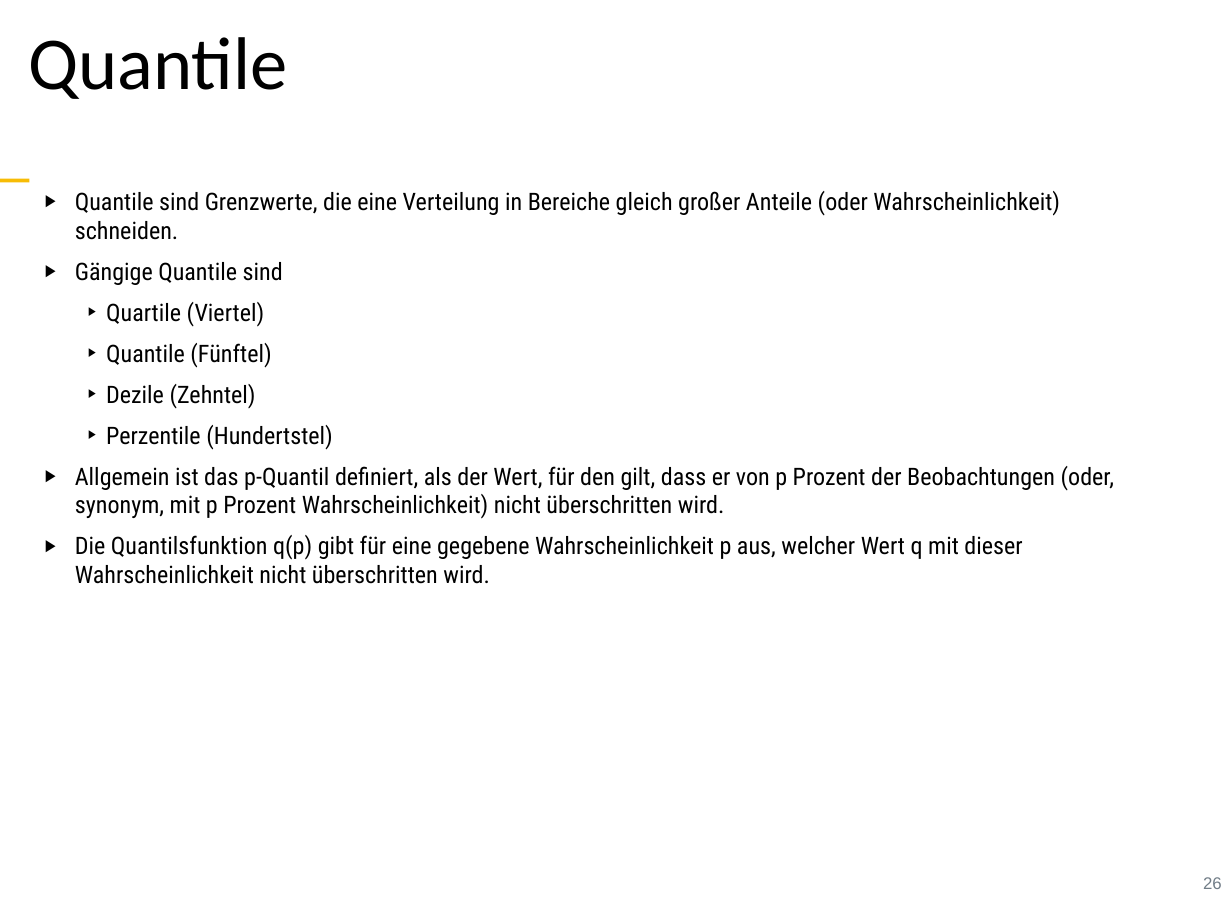
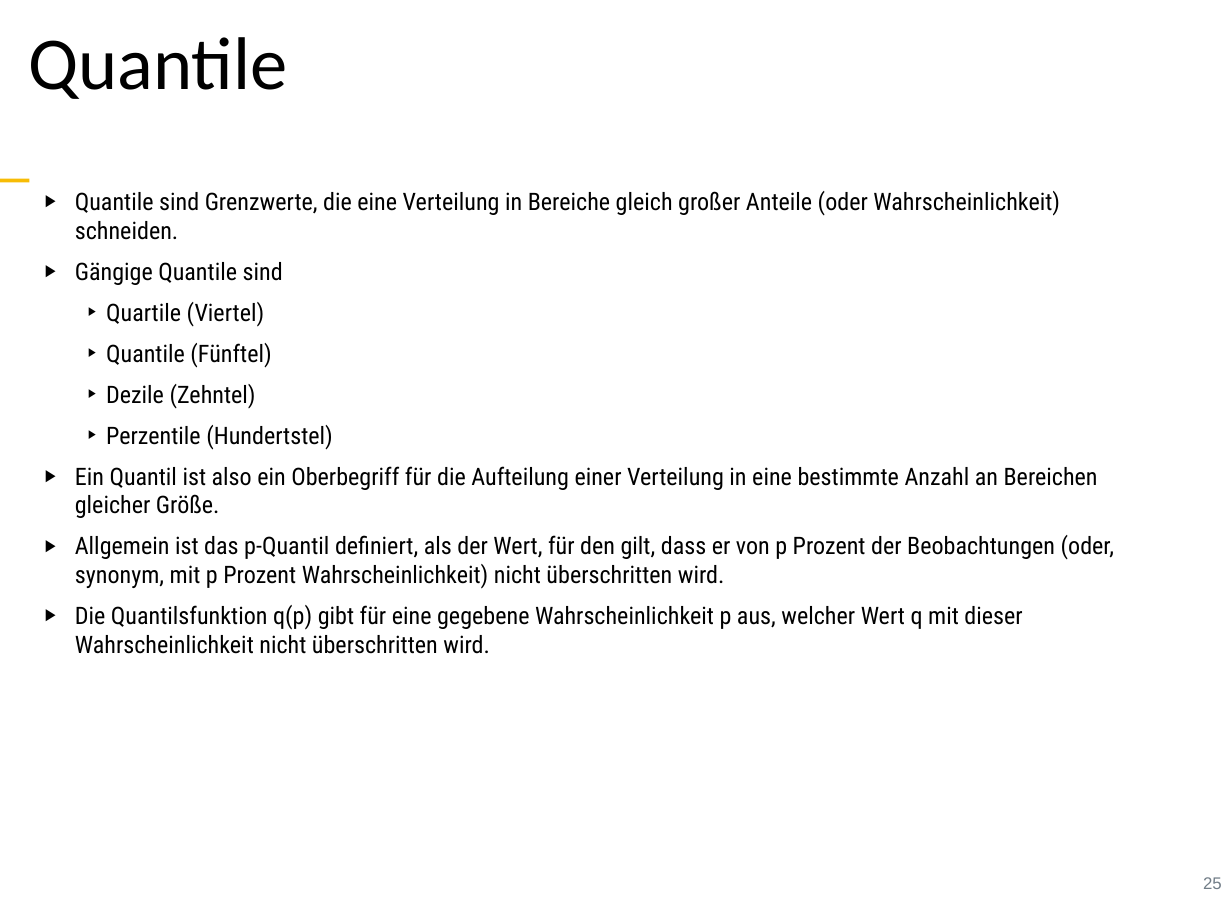
Before and after one commit to sebastiansauer/vorhersagemodellierung, a slide deck: slide 25 of Skript-Folien/QM1-Thema04.pptx (slide 26 before the commit). Drawn at 1232x924 pixels with LibreOffice and Linux fonts; fonts in the diff are those of the drawing. Boxes give left, top, right and bottom in pixels: in the first picture for what was removed or moved away, otherwise in the second. Text is boxed around its words. In the diff, an @@ line names an element or a change of style, - is before the commit and + after.

```diff
--- a/Skript-Folien/QM1-Thema04.pptx
+++ b/Skript-Folien/QM1-Thema04.pptx
@@ text at (75,466,1098,518): paragraph added @@
+▶︎ Ein Quantil ist also ein Oberbegriff für die Aufteilung einer Verteilung in eine bestimmte Anzahl an Bereichen gleicher Größe.
@@ page number at (1203,877,1222,889): text changed @@
-26
+25
```
Also in this commit, not shown: 11 other slides changed, 2 slides added, 4 other files.
